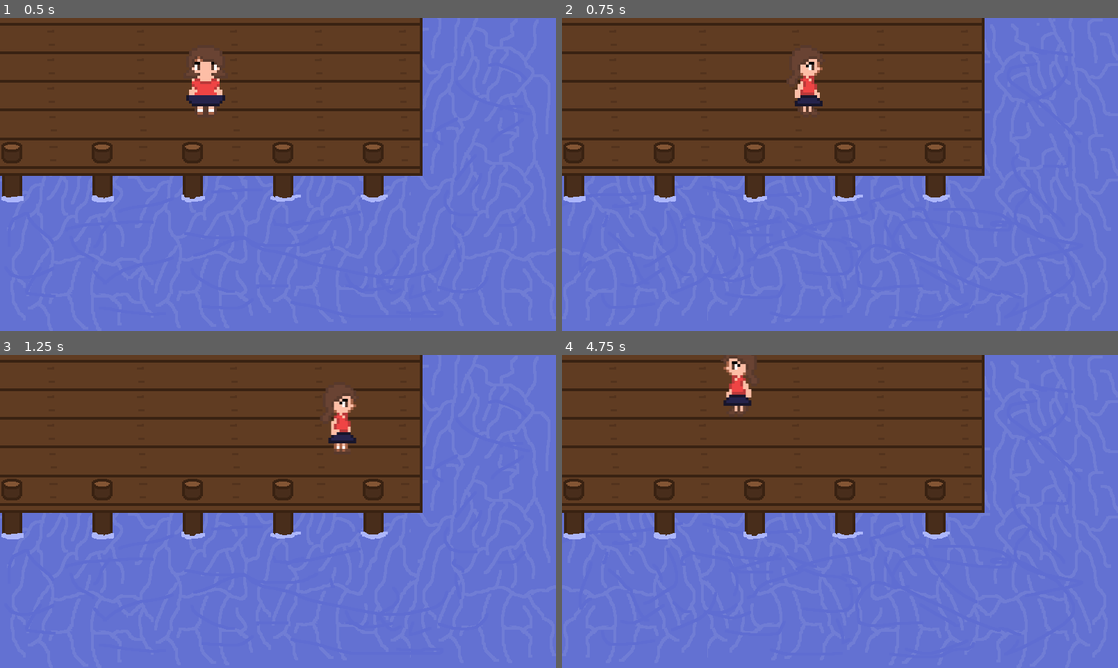
Above: before the commit, frames 1-4 (two rows, left to right).
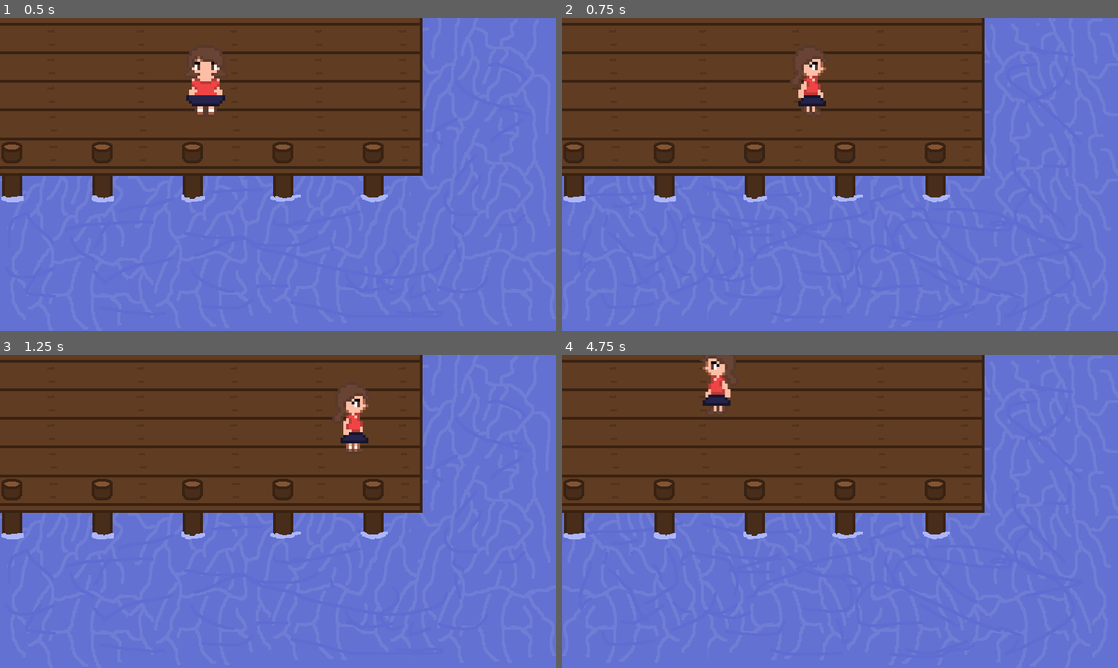
Above: after the commit, the same moments.

Repository: LincolnKne/AquariumShop
Game: Godot game, scene res://scenes/FishingScene.tscn
Same seed, same stepped clock (60 frames per second), same inputs: the game is played once before the commit and once after it.
Inputs (mouse positions are in pixels of both pictures, inside the frame that each line leads up to):
- Up to frame 1 (0.5 s): no input
- Up to frame 2 (0.75 s): tap Enter at 0.5 s; move the mouse to (962, 158) at 0.52 s; hold Right (ui_right) from 0.53 s (still down); click (962, 158) at 0.6 s
- Up to frame 3 (1.25 s): keep holding Right (ui_right); tap F (ui_fish, bound only after the commit) at 0.8 s
- Up to frame 4 (4.75 s): move the mouse to (728, 527) at 1.27 s; release Right (ui_right) at 1.28 s; hold Down (ui_down) 1.28-2.03 s; tap F (ui_fish, bound only after the commit) at 1.35, 2.3, 2.85, 3.8, 4.35 s; click (728, 527) at 1.55 s; move the mouse to (895, 442) at 2.02 s; hold Right (ui_right) 2.03-2.78 s; click (895, 442) at 2.1 s; move the mouse to (812, 574) at 2.77 s; hold Up (ui_up) 2.78-3.53 s; click (812, 574) at 3.05 s; move the mouse to (1006, 558) at 3.52 s; hold Left (ui_left) from 3.53 s (still down); click (1006, 558) at 3.6 s; move the mouse to (673, 464) at 4.27 s; click (673, 464) at 4.55 s

Frame 1 is identical in both runs. In frame 2, 0.4% of the frame differs, in the area x 40-48%, y 10-30%; in frame 3, 0.9%; in frame 4, 1.1%, in the area x 24-35%, y 1-19%.

Commit message:
Working on Fishing Animation

Diff:
--- a/project.godot
+++ b/project.godot
@@ -61,3 +61,13 @@
 , Object(InputEventKey,"resource_local_to_scene":false,"resource_name":"","device":-1,"window_id":0,"alt_pressed":false,"shift_pressed":false,"ctrl_pressed":false,"meta_pressed":false,"pressed":false,"keycode":0,"physical_keycode":83,"key_label":0,"unicode":115,"echo":false,"script":null)
 ]
 }
+ui_fish={
+"deadzone": 0.5,
+"events": [Object(InputEventKey,"resource_local_to_scene":false,"resource_name":"","device":-1,"window_id":0,"alt_pressed":false,"shift_pressed":false,"ctrl_pressed":false,"meta_pressed":false,"pressed":false,"keycode":0,"physical_keycode":70,"key_label":0,"unicode":102,"echo":false,"script":null)
+]
+}
+mouse_left={
+"deadzone": 0.5,
+"events": [Object(InputEventMouseButton,"resource_local_to_scene":false,"resource_name":"","device":-1,"window_id":0,"alt_pressed":false,"shift_pressed":false,"ctrl_pressed":false,"meta_pressed":false,"button_mask":1,"position":Vector2(113, 14),"global_position":Vector2(117, 55),"factor":1.0,"button_index":1,"canceled":false,"pressed":true,"double_click":false,"script":null)
+]
+}
--- a/scenes/FishingScene.tscn
+++ b/scenes/FishingScene.tscn
@@ -1,7 +1,8 @@
-[gd_scene load_steps=10 format=3 uid="uid://dnk33kifah13v"]
+[gd_scene load_steps=12 format=3 uid="uid://dnk33kifah13v"]
 
 [ext_resource type="Texture2D" uid="uid://c2oyfbj0flsd3" path="res://assets/sprites/Dock.png" id="1_36if1"]
 [ext_resource type="PackedScene" uid="uid://bebanj5l1hdsu" path="res://scenes/Player.tscn" id="2_ykilq"]
+[ext_resource type="Script" path="res://scripts/FishingPromptArea.gd" id="3_pcv2j"]
 
 [sub_resource type="AtlasTexture" id="AtlasTexture_4u2pp"]
 atlas = ExtResource("1_36if1")
@@ -39,6 +40,9 @@
 a = Vector2(0, 215)
 b = Vector2(608, 215)
 
+[sub_resource type="RectangleShape2D" id="RectangleShape2D_r1hls"]
+size = Vector2(70, 215)
+
 [node name="FishingScene" type="Node2D"]
 
 [node name="AnimatedSprite2D" type="AnimatedSprite2D" parent="."]
@@ -50,6 +54,7 @@
 
 [node name="Player" parent="." instance=ExtResource("2_ykilq")]
 position = Vector2(296, 91)
+collision_mask = 3
 
 [node name="BoundryTop" type="StaticBody2D" parent="."]
 
@@ -71,3 +76,21 @@
 
 [node name="CollisionShape2D" type="CollisionShape2D" parent="BoundryBottom"]
 shape = SubResource("SegmentShape2D_ghx7n")
+
+[node name="FishingPromptArea" type="Area2D" parent="."]
+collision_layer = 2
+collision_mask = 3
+script = ExtResource("3_pcv2j")
+
+[node name="CollisionShape2D" type="CollisionShape2D" parent="FishingPromptArea"]
+position = Vector2(573, 107.5)
+shape = SubResource("RectangleShape2D_r1hls")
+
+[node name="Label" type="Label" parent="FishingPromptArea"]
+visible = false
+offset_right = 40.0
+offset_bottom = 23.0
+text = "Press \"F\" to Fish"
+
+[connection signal="body_entered" from="FishingPromptArea" to="Player" method="_on_FishingPromptArea_body_entered"]
+[connection signal="body_exited" from="FishingPromptArea" to="Player" method="_on_FishingPromptArea_body_exited"]
--- a/scenes/Player.tscn
+++ b/scenes/Player.tscn
@@ -1,11 +1,46 @@
-[gd_scene load_steps=32 format=3 uid="uid://bebanj5l1hdsu"]
+[gd_scene load_steps=44 format=3 uid="uid://bebanj5l1hdsu"]
 
 [ext_resource type="Script" path="res://scripts/Player.gd" id="1_8e3sk"]
+[ext_resource type="Texture2D" uid="uid://bia5s2ou5vhfd" path="res://assets/sprites/PlayerCastRod.png" id="2_chtw0"]
 [ext_resource type="Texture2D" uid="uid://dudsfewio5ynp" path="res://assets/sprites/PlayerDown.png" id="2_g41g0"]
+[ext_resource type="Texture2D" uid="uid://ct4xkjpcagfpu" path="res://assets/sprites/PlayerFishing.png" id="3_duxoc"]
 [ext_resource type="Texture2D" uid="uid://ywv7qxxpxsl6" path="res://assets/sprites/PlayerStanding.png" id="3_w2k6q"]
 [ext_resource type="Texture2D" uid="uid://cm5eosdvr6u1a" path="res://assets/sprites/PlayerLeft.png" id="4_tyi30"]
 [ext_resource type="Texture2D" uid="uid://cki0vk4kdf3eu" path="res://assets/sprites/PlayerRight.png" id="5_jrpb1"]
 [ext_resource type="Texture2D" uid="uid://bx1toodpt8mot" path="res://assets/sprites/PlayerUp.png" id="6_8my2d"]
+[ext_resource type="Texture2D" uid="uid://dhcmb0hk6qily" path="res://assets/sprites/PlayerIdleRod.png" id="6_qyv1l"]
+
+[sub_resource type="AtlasTexture" id="AtlasTexture_re4wn"]
+atlas = ExtResource("2_chtw0")
+region = Rect2(0, 0, 300, 300)
+
+[sub_resource type="AtlasTexture" id="AtlasTexture_2ru0h"]
+atlas = ExtResource("2_chtw0")
+region = Rect2(300, 0, 300, 300)
+
+[sub_resource type="AtlasTexture" id="AtlasTexture_cy807"]
+atlas = ExtResource("2_chtw0")
+region = Rect2(0, 300, 300, 300)
+
+[sub_resource type="AtlasTexture" id="AtlasTexture_djn88"]
+atlas = ExtResource("2_chtw0")
+region = Rect2(300, 300, 300, 300)
+
+[sub_resource type="AtlasTexture" id="AtlasTexture_ujoup"]
+atlas = ExtResource("3_duxoc")
+region = Rect2(0, 0, 300, 300)
+
+[sub_resource type="AtlasTexture" id="AtlasTexture_w6f78"]
+atlas = ExtResource("3_duxoc")
+region = Rect2(300, 0, 300, 300)
+
+[sub_resource type="AtlasTexture" id="AtlasTexture_r4hyj"]
+atlas = ExtResource("3_duxoc")
+region = Rect2(0, 300, 300, 300)
+
+[sub_resource type="AtlasTexture" id="AtlasTexture_gm0kr"]
+atlas = ExtResource("3_duxoc")
+region = Rect2(300, 300, 300, 300)
 
 [sub_resource type="AtlasTexture" id="AtlasTexture_6py8o"]
 atlas = ExtResource("2_g41g0")
@@ -39,6 +74,10 @@
 atlas = ExtResource("3_w2k6q")
 region = Rect2(0, 0, 110, 110)
 
+[sub_resource type="AtlasTexture" id="AtlasTexture_1ocfr"]
+atlas = ExtResource("6_qyv1l")
+region = Rect2(0, 0, 110, 110)
+
 [sub_resource type="AtlasTexture" id="AtlasTexture_bi6r2"]
 atlas = ExtResource("4_tyi30")
 region = Rect2(0, 0, 110, 110)
@@ -103,6 +142,40 @@
 animations = [{
 "frames": [{
 "duration": 1.0,
+"texture": SubResource("AtlasTexture_re4wn")
+}, {
+"duration": 1.0,
+"texture": SubResource("AtlasTexture_2ru0h")
+}, {
+"duration": 1.0,
+"texture": SubResource("AtlasTexture_cy807")
+}, {
+"duration": 1.0,
+"texture": SubResource("AtlasTexture_djn88")
+}],
+"loop": true,
+"name": &"Cast",
+"speed": 7.0
+}, {
+"frames": [{
+"duration": 1.0,
+"texture": SubResource("AtlasTexture_ujoup")
+}, {
+"duration": 1.0,
+"texture": SubResource("AtlasTexture_w6f78")
+}, {
+"duration": 1.0,
+"texture": SubResource("AtlasTexture_r4hyj")
+}, {
+"duration": 1.0,
+"texture": SubResource("AtlasTexture_gm0kr")
+}],
+"loop": true,
+"name": &"CastWait",
+"speed": 5.0
+}, {
+"frames": [{
+"duration": 1.0,
 "texture": SubResource("AtlasTexture_6py8o")
 }, {
 "duration": 1.0,
@@ -133,6 +206,14 @@
 }],
 "loop": true,
 "name": &"Idle",
+"speed": 5.0
+}, {
+"frames": [{
+"duration": 1.0,
+"texture": SubResource("AtlasTexture_1ocfr")
+}],
+"loop": true,
+"name": &"IdleFishing",
 "speed": 5.0
 }, {
 "frames": [{
@@ -205,8 +286,8 @@
 
 [node name="Sprite" type="AnimatedSprite2D" parent="."]
 sprite_frames = SubResource("SpriteFrames_tg7xo")
-animation = &"Up"
-frame_progress = 0.730635
+animation = &"IdleFishing"
+frame_progress = 0.299497
 
 [node name="CollisionShape2D" type="CollisionShape2D" parent="."]
 position = Vector2(0, 5)
--- /dev/null
+++ b/scripts/FishingPromptArea.gd
@@ -0,0 +1,11 @@
+extends Area2D
+
+func _on_FishingPromptArea_body_entered(body):
+	if body.name == "Player":
+		$Label.visible = true
+		body.set_can_fish(true)
+
+func _on_FishingPromptArea_body_exited(body):
+	if body.name == "Player":
+		$Label.visible = false
+		body.set_can_fish(false)
--- a/scripts/Player.gd
+++ b/scripts/Player.gd
@@ -1,13 +1,20 @@
 extends CharacterBody2D
 
-@export var speed: int = 275
+@export var speed: int = 300
+var is_fishing = false
+var can_fish = false
 
 func _ready():
 	$Sprite.play("Idle")
 
 func _process(delta):
 	get_input()
-	move_and_animate()
+	if is_fishing:
+		# Handle fishing input (casting, etc.)
+		if Input.is_action_just_pressed("mouse_left"):
+			start_casting()
+	else:
+		move_and_animate()
 
 func get_input():
 	velocity = Vector2.ZERO
@@ -20,6 +27,11 @@
 	elif Input.is_action_pressed("ui_right"):
 		velocity.x += speed
 
+	# Check for fishing input
+	if Input.is_action_just_pressed("ui_fish"):
+		if can_fish:
+			start_fishing()
+
 func move_and_animate():
 	if velocity.length() > 0:
 		if velocity.x != 0:
@@ -29,3 +41,15 @@
 	else:
 		$Sprite.play("Idle")
 	move_and_slide()
+
+func start_fishing():
+	is_fishing = true
+	$Sprite.play("IdleFishing")
+
+func start_casting() -> void:
+	$Sprite.play("Cast")
+	await $Sprite.finished
+	$Sprite.play("CastWait")
+
+func set_can_fish(value):
+	can_fish = value
Binary file added: assets/sprites/PlayerCastRod.png
Not shown, added: assets/sprites/PlayerCastRod.png.import
Binary file added: assets/sprites/PlayerFishing.png
Not shown, added: assets/sprites/PlayerFishing.png.import
Binary file added: assets/sprites/PlayerIdleRod.png
Not shown, added: assets/sprites/PlayerIdleRod.png.import
